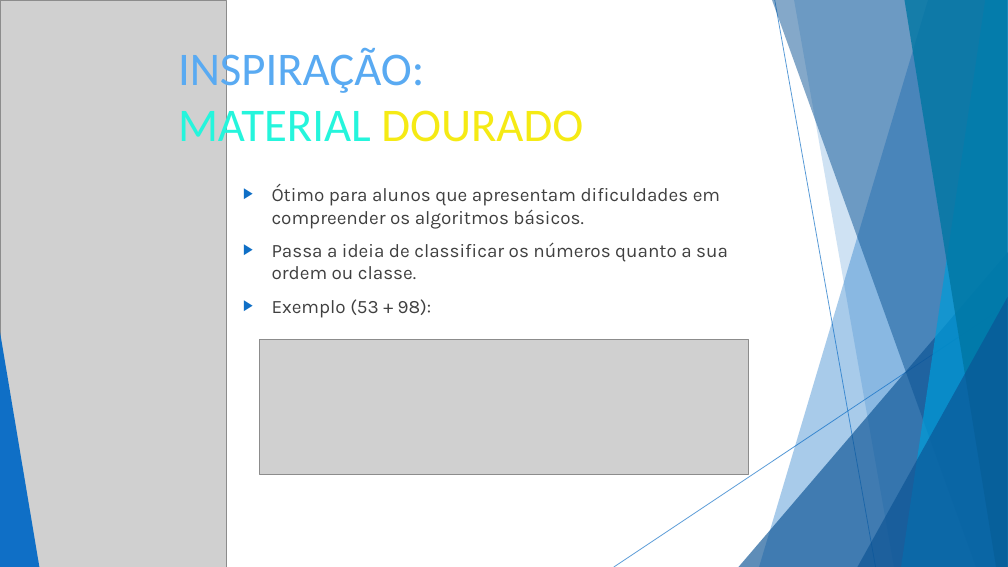
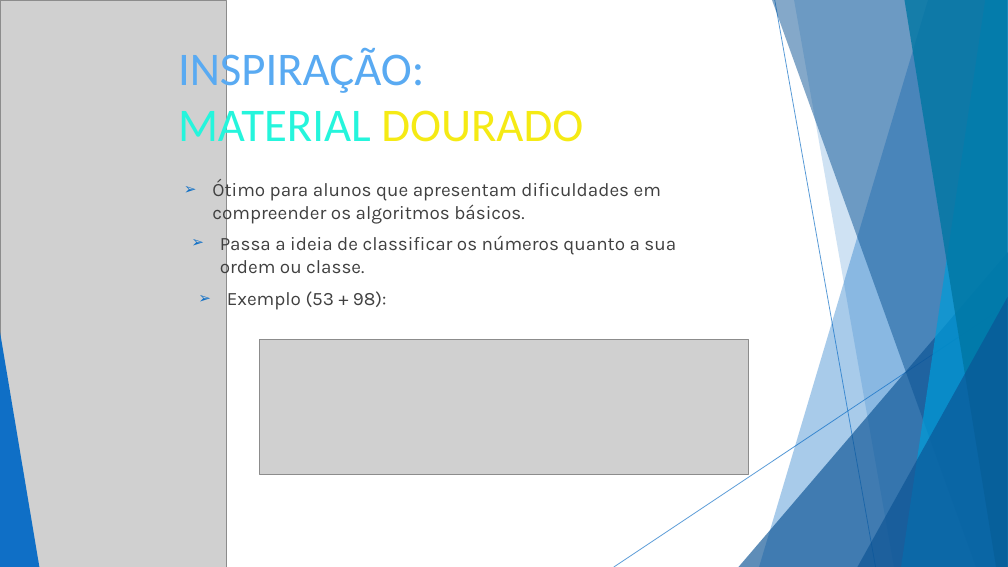
Before and after one commit to FelipeTRpo/AlphaMathcs, a slide deck: slide 4 of frontend/src/AlphaMethics.pptx (slide 3 before the commit). Drawn at 1008x567 pixels with LibreOffice and Linux fonts; fonts in the diff are those of the drawing; grey boxes stand for pictures. Boxes give left, top, right and bottom in pixels: in the first picture for what was removed or moved away, otherwise in the second. Text is boxed around its words. In the diff, an @@ line names an element or a change of style, - is before the commit and + after.

```diff
--- a/frontend/src/AlphaMethics.pptx
+++ b/frontend/src/AlphaMethics.pptx
@@ text added at (212,179,661,225), 18 pt, text #404040 @@
+➢ Ótimo para alunos que apresentam dificuldades em compreender os algoritmos básicos.
@@ text removed at (272,184,728,318) @@
-▶ Ótimo para alunos que apresentam dificuldades em compreender os algoritmos básicos.
-▶ Passa a ideia de classificar os números quanto a sua ordem ou classe.
-▶ Exemplo (53 + 98):
@@ text added at (220,233,676,279), 18 pt, text #404040 @@
+➢ Passa a ideia de classificar os números quanto a sua ordem ou classe.
@@ text added at (227,291,387,310), 18 pt, text #404040 @@
+➢ Exemplo (53 + 98):
```
Also in this commit, not shown: 3 other slides changed, 1 slide added, 1 other file.
